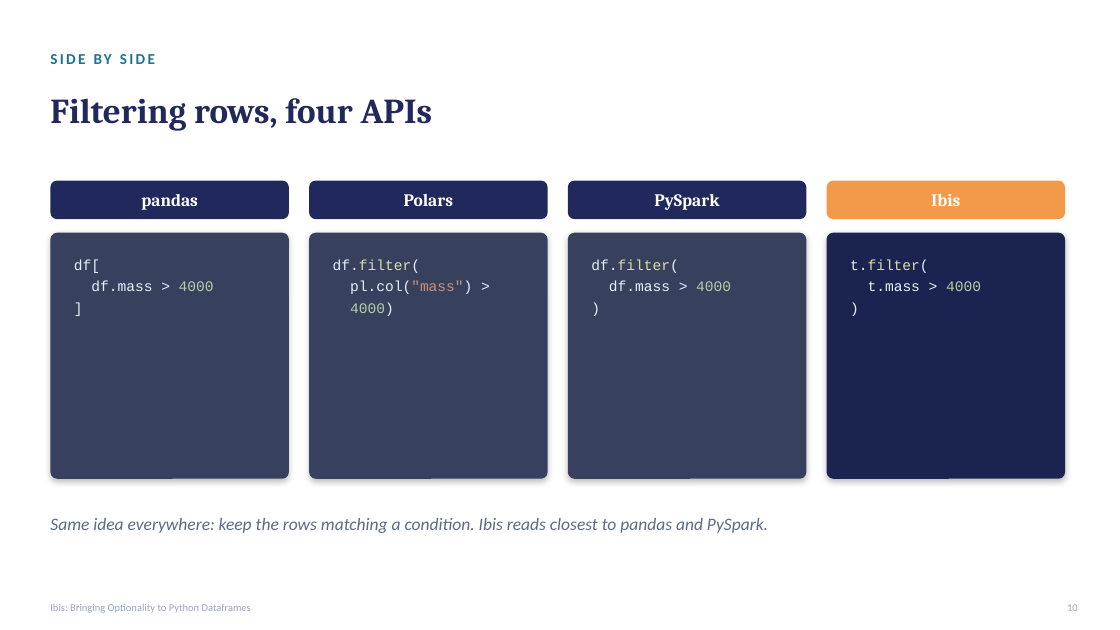
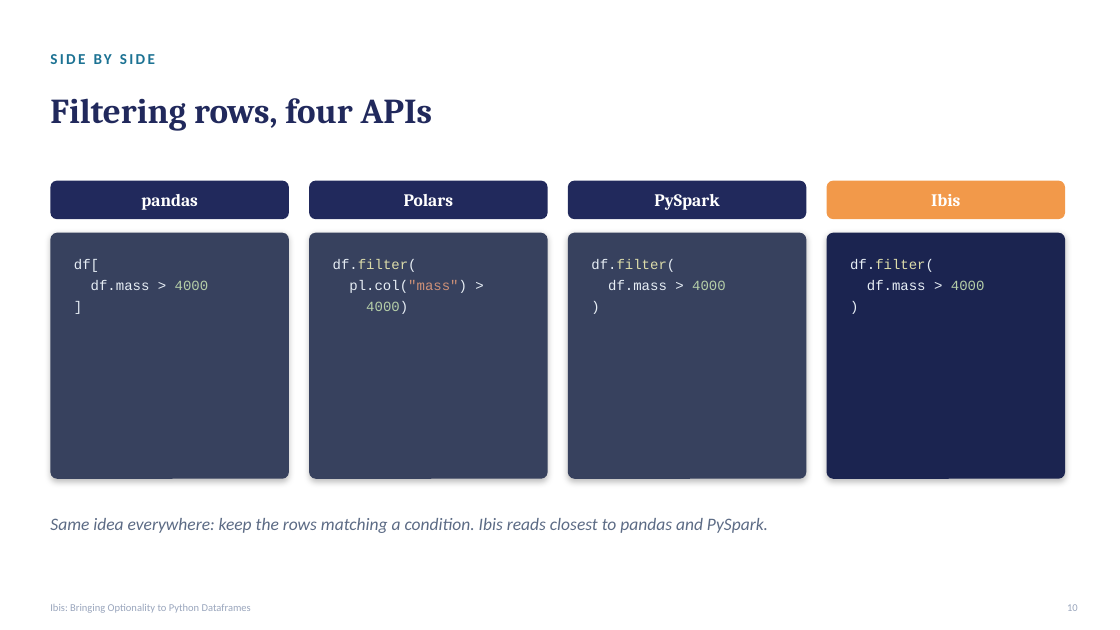
Before and after one commit to lestermartin/ibis-optionality, a slide deck: slide 11 of slides/ibis-optionality-slides.pptx (slide 10 before the commit). Drawn at 1120x630 pixels with LibreOffice and Linux fonts; fonts in the diff are those of the drawing. Boxes give left, top, right and bottom in pixels: in the first picture for what was removed or moved away, otherwise in the second. Text is boxed around its words. In the diff, an @@ line names an element or a change of style, - is before the commit and + after.

```diff
--- a/slides/ibis-optionality-slides.pptx
+++ b/slides/ibis-optionality-slides.pptx
@@ size 12.5 to 12 pt in 3 elements at box(74, 259, 209, 290), box(333, 259, 467, 314), box(591, 259, 726, 290) @@
@@ text at box(850, 259, 985, 290): text changed; size 12.5 to 12 pt @@
-t.filter(
-t.mass > 4000
+df.filter(
+df.mass > 4000
@@ text "df.filter(" at box(850, 259, 985, 290): size 12.5 to 12 pt in ")" @@
```
Also in this commit, not shown: 9 other slides changed, 1 slide added, 8 other files.
